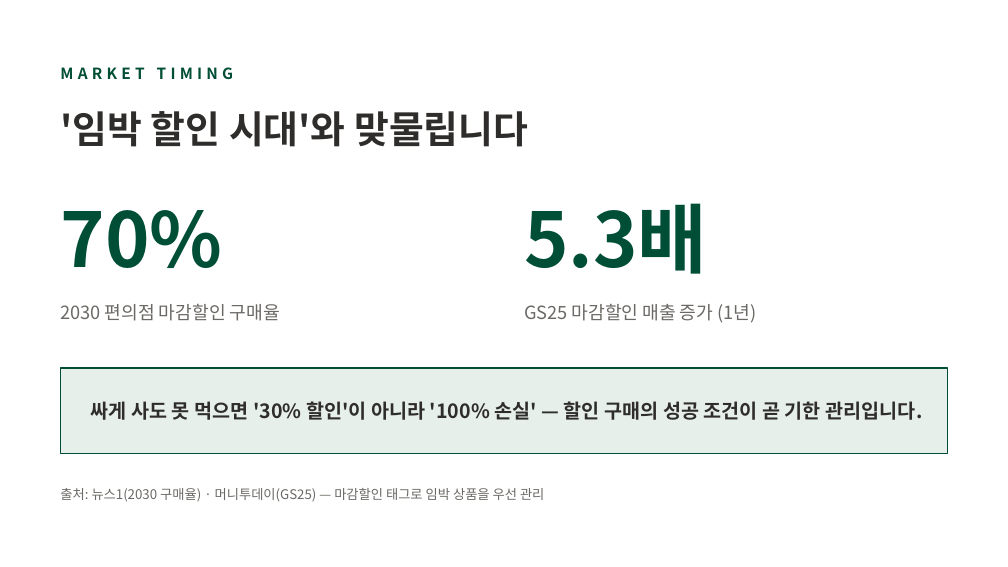
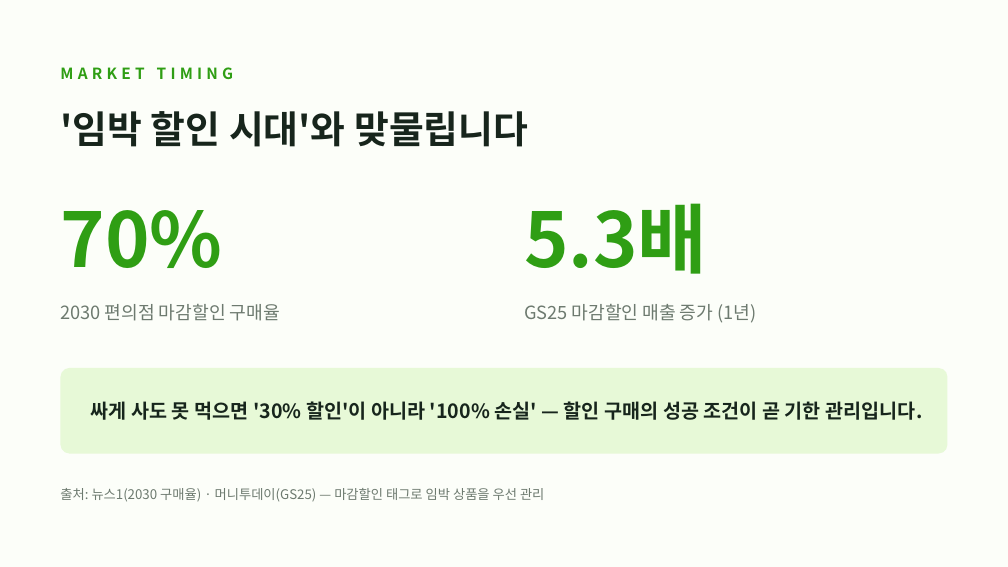
Before and after one commit to stkd9w57jm-oss/igeomeonjeo, a slide deck: slide 8 of docs/이거먼저-발표.pptx. Drawn at 1008x567 pixels with LibreOffice and Linux fonts; fonts in the diff are those of the drawing. Boxes give left, top, right and bottom in pixels: in the first picture for what was removed or moved away, otherwise in the second. Text is boxed around its words. In the diff, an @@ line names an element or a change of style, - is before the commit and + after.

```diff
--- a/docs/이거먼저-발표.pptx
+++ b/docs/이거먼저-발표.pptx
@@ background #FFFFFF to #FCFEF9 @@
@@ text "'임박 할인 시대'와 맞물립니다" at (x1=60, y1=111, x2=528, y2=147): text colour #2E2D2B to #17251C @@
@@ text colour #004E36 to #2F9E14 in 3 elements at (x1=60, y1=67, x2=234, y2=79), (x1=60, y1=210, x2=222, y2=268), (x1=524, y1=203, x2=707, y2=274) @@
@@ rounded rectangle at (x1=60, y1=368, x2=948, y2=454): rectangle to rounded rectangle; fill #E7EFEA to #E7F9D7; outline #004E36 1 pt to none @@
@@ text "싸게 사도 못 먹으면 '30% ..." at (x1=91, y1=401, x2=922, y2=420): text colour #2E2D2B to #17251C @@
@@ text colour #6B6965 to #6D7A6F in 3 elements at (x1=60, y1=304, x2=280, y2=321), (x1=524, y1=304, x2=756, y2=323), (x1=60, y1=488, x2=544, y2=502) @@
```
Also in this commit, not shown: 10 other slides changed.
